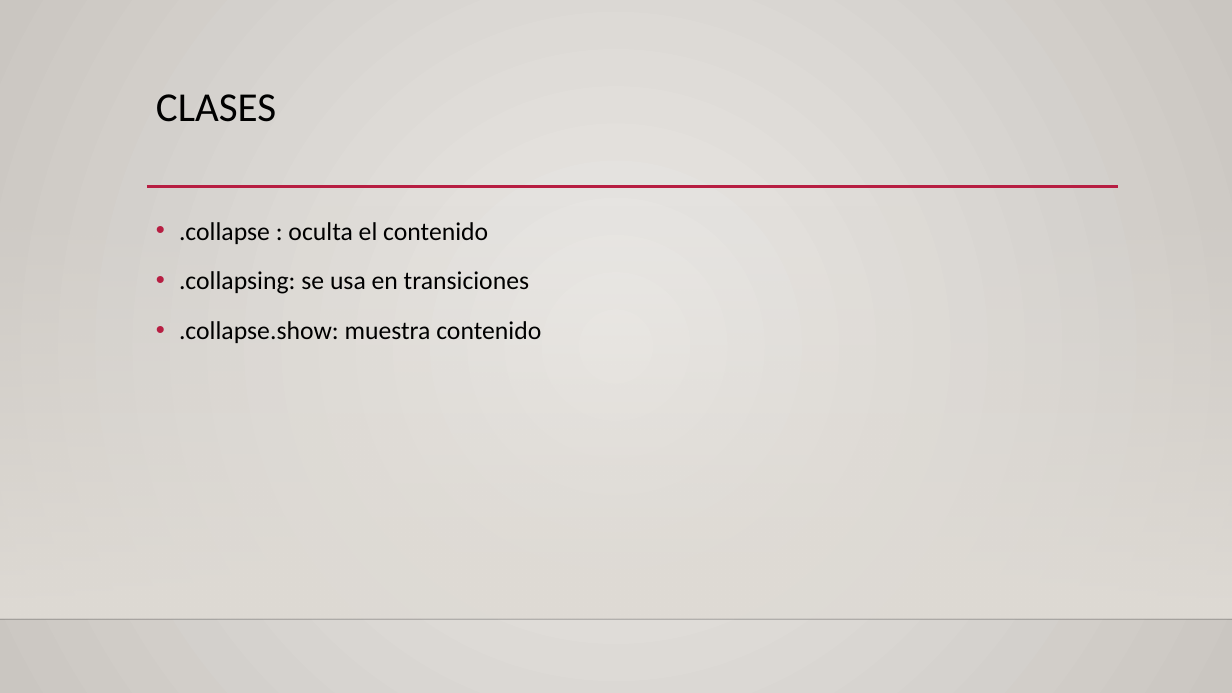
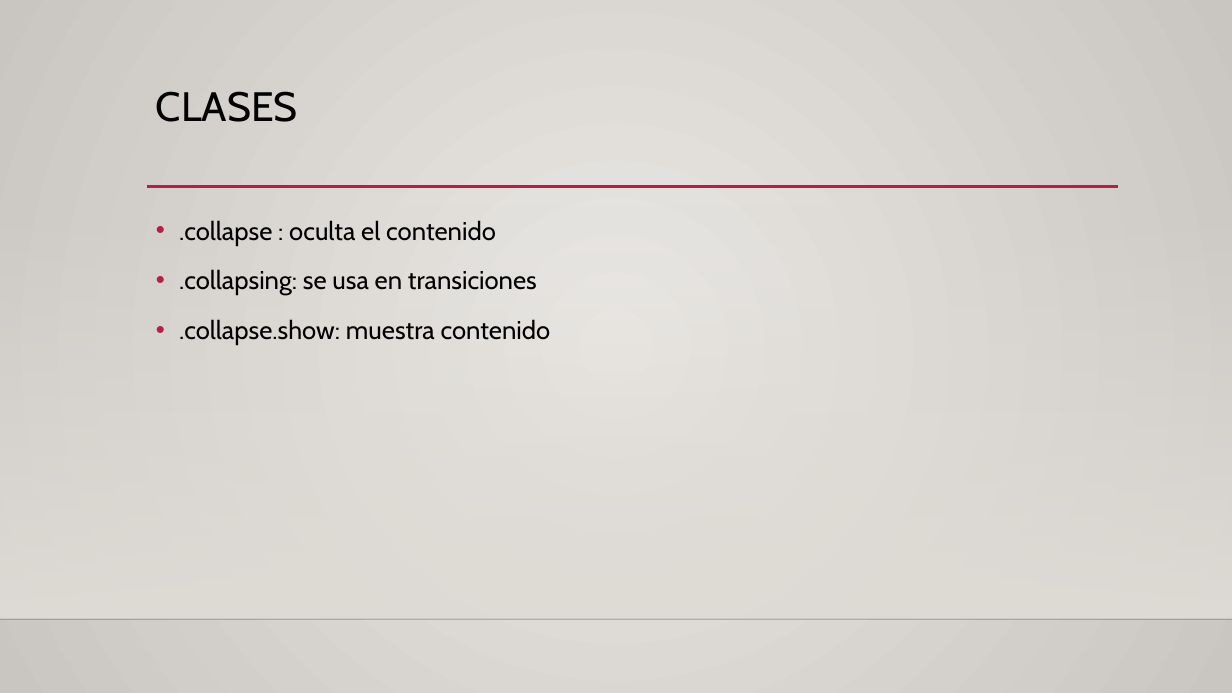
Before and after one commit to Javi9801/DIWEB, a slide deck: slide 3 of Exposicion/Collapse.pptx. Drawn at 1232x693 pixels with LibreOffice and Linux fonts; fonts in the diff are those of the drawing; background and template pictures are left out. Boxes give left, top, right and bottom in pixels: in the first picture for what was removed or moved away, otherwise in the second. Text is boxed around its words. In the diff, an @@ line names an element or a change of style, - is before the commit and + after.

```diff
--- a/Exposicion/Collapse.pptx
+++ b/Exposicion/Collapse.pptx
@@ background gradient #ECEAE7 to #CAC7C1 to gradient #EBE9E6 to #C9C5C0 @@
@@ title "CLASES" at <box>156,91,298,122</box>: font Calibri to Cabin @@
@@ text ".collapse : oculta el contenido" at <box>179,220,551,345</box>: font Calibri to Cabin; less space between paragraphs @@
```
Also in this commit, not shown: 3 other slides changed, 1 slide removed.
